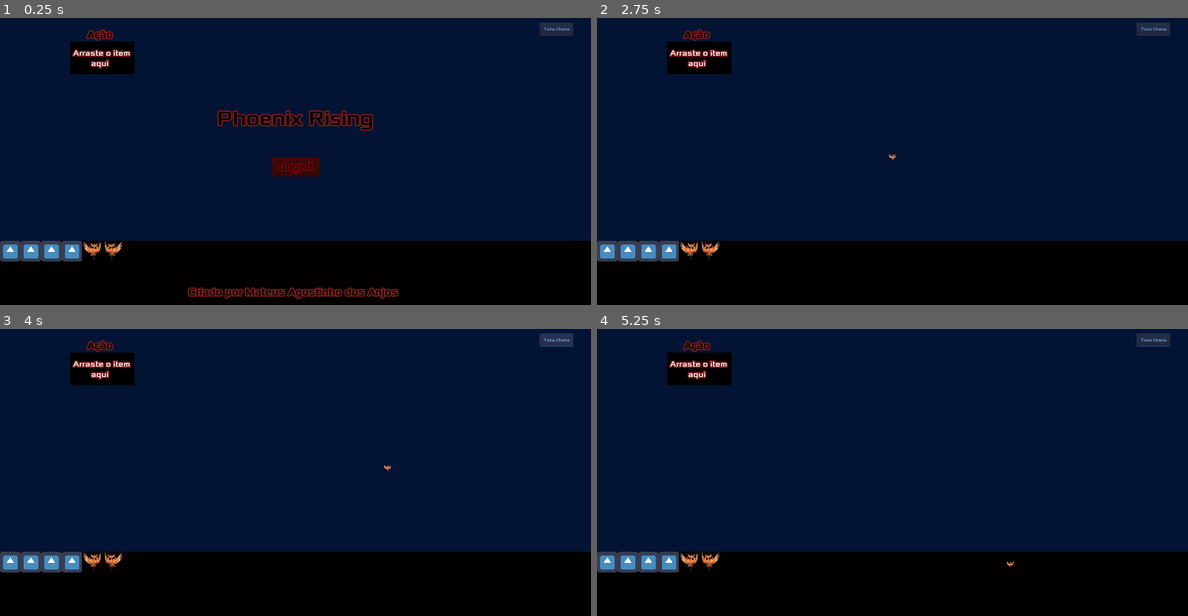
Above: before the commit, frames 1-4 (two rows, left to right).
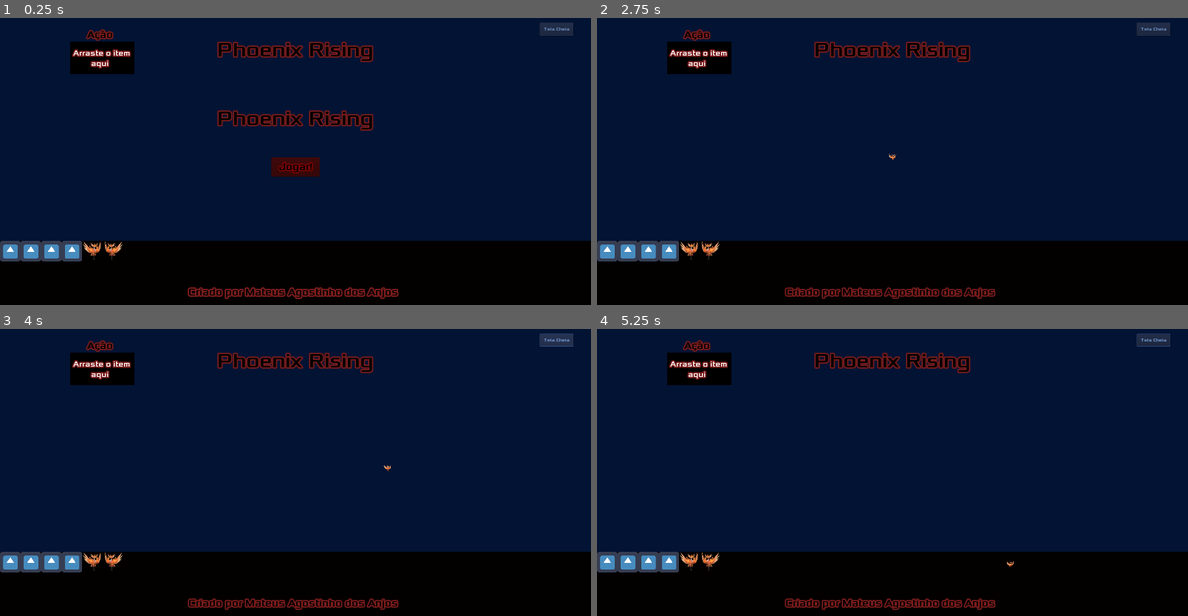
Above: after the commit, the same moments.

Repository: MateusdosAnjos/MAC0499
Game: Godot game, scene res://Main/Main.tscn
The game is run twice, just before and just after one commit, with the same random seed, the same clock (stepped at 60 frames per second) and the same inputs. The project has no main scene, so this scene is started directly.
Inputs (mouse positions are in pixels of both pictures, inside the frame that each line leads up to):
- Up to frame 1 (0.25 s): no input
- Up to frame 2 (2.75 s): click "Jogar!" at 0.5 s; click (898, 256) at 1.25 s, where only the run after the commit has a clickable "Novo Jogo"; click (898, 256) at 2 s, where only the run after the commit has a clickable "Novo Jogo"
- Up to frame 3 (4 s): move the mouse to (425, 452) at 2.77 s; hold Right (ui_right) 2.78-3.5 s; click (425, 452) at 2.85 s; click "Tela Cheia" at 3.5 s
- Up to frame 4 (5.25 s): tap Enter at 4.25 s; move the mouse to (774, 483) at 4.27 s; hold Down (ui_down) 4.28-5.03 s; click (774, 483) at 4.35 s; move the mouse to (951, 403) at 5.02 s; hold Right (ui_right) from 5.03 s (still down); click (951, 403) at 5.1 s

The runs differ from the first frame. In frame 1, 1.2% of the frame differs, in the area x 31-68%, y 8-98%; in frame 2, 1.9%; in frame 3, 1.9%; in frame 4, 1.9%.

Commit message:
Tela Inicial redireciona para Main

Diff:
--- /dev/null
+++ b/Phoenix Rising/TelaInicial/TitleScreen.gd
@@ -0,0 +1,17 @@
+extends Control
+
+# Declare member variables here. Examples:
+# var a = 2
+# var b = "text"
+
+# Called when the node enters the scene tree for the first time.
+func _ready():
+    pass # Replace with function body.
+
+# Called every frame. 'delta' is the elapsed time since the previous frame.
+#func _process(delta):
+#    pass
+
+
+func _on_NewGame_pressed():
+    get_tree().change_scene("res://Main/Main.tscn")
--- a/Phoenix Rising/TelaInicial/TitleScreen.tscn
+++ b/Phoenix Rising/TelaInicial/TitleScreen.tscn
@@ -1,34 +1,36 @@
-[gd_scene load_steps=10 format=2]
+[gd_scene load_steps=11 format=2]
 
-[ext_resource path="res://Acessorios/art/PhoenixLogo.png" type="Texture" id=1]
-[ext_resource path="res://Acessorios/fonts/Xolonium-Regular.ttf" type="DynamicFontData" id=2]
-[ext_resource path="res://TelaInicial/FullScreen.tscn" type="PackedScene" id=3]
-[ext_resource path="res://HUD/HUD.gd" type="Script" id=4]
-[ext_resource path="res://acessorios/fonts/Xolonium-Regular.ttf" type="DynamicFontData" id=5]
+[ext_resource path="res://TelaInicial/TitleScreen.gd" type="Script" id=1]
+[ext_resource path="res://Acessorios/art/PhoenixLogo.png" type="Texture" id=2]
+[ext_resource path="res://Acessorios/fonts/Xolonium-Regular.ttf" type="DynamicFontData" id=3]
+[ext_resource path="res://TelaInicial/FullScreen.tscn" type="PackedScene" id=4]
+[ext_resource path="res://HUD/HUD.gd" type="Script" id=5]
+[ext_resource path="res://acessorios/fonts/Xolonium-Regular.ttf" type="DynamicFontData" id=6]
 
 [sub_resource type="DynamicFont" id=1]
 size = 32
-font_data = ExtResource( 2 )
+font_data = ExtResource( 3 )
 
 [sub_resource type="DynamicFont" id=2]
 size = 32
-font_data = ExtResource( 2 )
+font_data = ExtResource( 3 )
 
 [sub_resource type="DynamicFont" id=3]
 size = 64
 outline_size = 4
 outline_color = Color( 0.47451, 0.105882, 0.105882, 1 )
-font_data = ExtResource( 5 )
+font_data = ExtResource( 6 )
 
 [sub_resource type="DynamicFont" id=4]
 size = 32
 outline_size = 4
 outline_color = Color( 0.47451, 0.105882, 0.105882, 1 )
-font_data = ExtResource( 5 )
+font_data = ExtResource( 6 )
 
 [node name="TitleScreen" type="Control"]
 anchor_right = 1.0
 anchor_bottom = 1.0
+script = ExtResource( 1 )
 
 [node name="ColorRect" type="ColorRect" parent="."]
 anchor_right = 1.0
@@ -99,3 +101,4 @@
 custom_fonts/font = SubResource( 4 )
 custom_colors/font_color = Color( 0, 0, 0, 1 )
 text = "Criado por Mateus Agostinho dos Anjos"
+[connection signal="pressed" from="NewGame" to="." method="_on_NewGame_pressed"]
--- a/Phoenix Rising/project.godot
+++ b/Phoenix Rising/project.godot
@@ -20,6 +20,7 @@
 
 [autoload]
 
+TitleScreen="*res://TelaInicial/TitleScreen.tscn"
 ItemDB="*res://itensDoJogo/ItemDB.tscn"
 
 [display]
Not shown: 2 places in Phoenix Rising/TelaInicial/TitleScreen.tscn that only renumber resources
